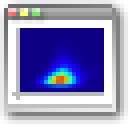
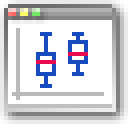
Comparing the layer stacks of the two 128 × 128 images. Changes:
hid group "density" (10 layers) over bbox(20, 28, 104, 92)
added group "boxplot" with 10 layers above "histogram" over bbox(20, 28, 104, 92)
added layer "Layer 6 copy 7" in group "boxplot" over bbox(20, 28, 104, 92)
added layer "Layer 14 copy 3" in group "boxplot" over bbox(20, 28, 104, 92)
added layer "Layer 17 copy" in group "boxplot" over bbox(36, 32, 88, 88)
added layer "Layer 7 copy 6" in group "boxplot" over bbox(20, 28, 104, 92)
